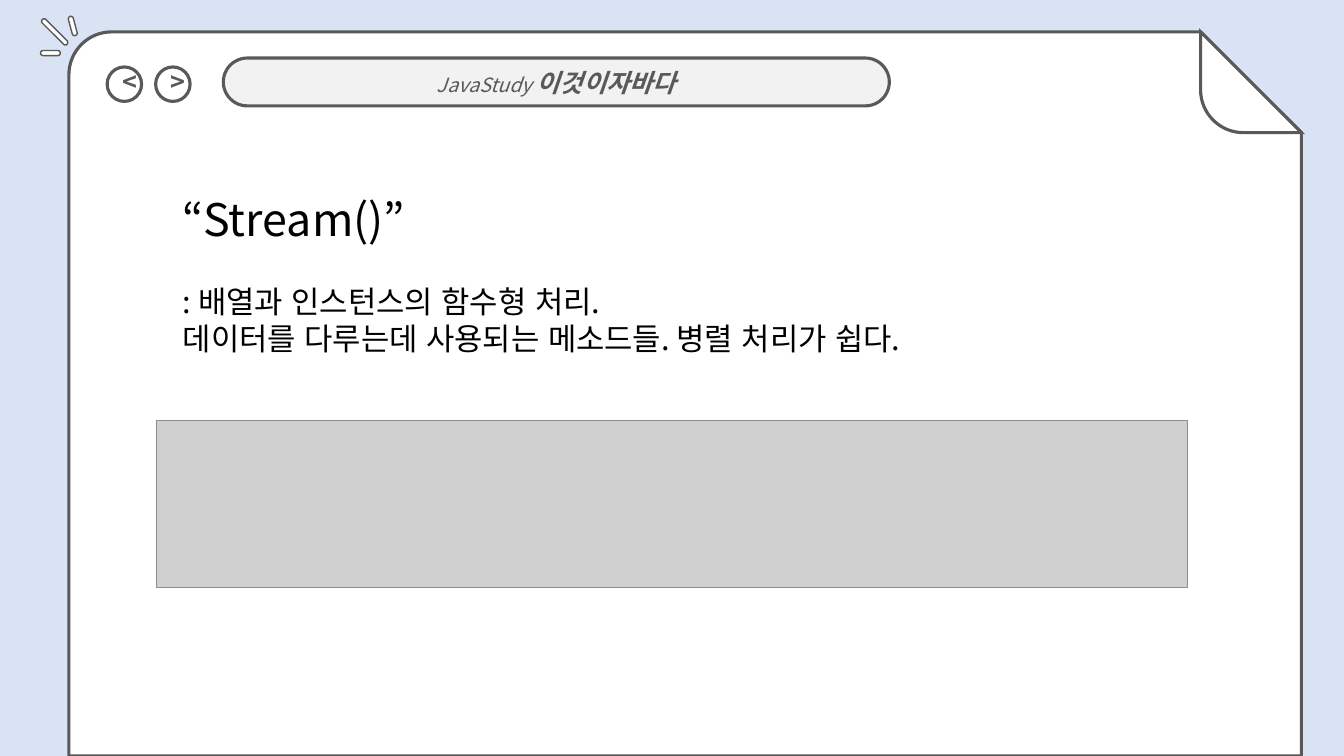
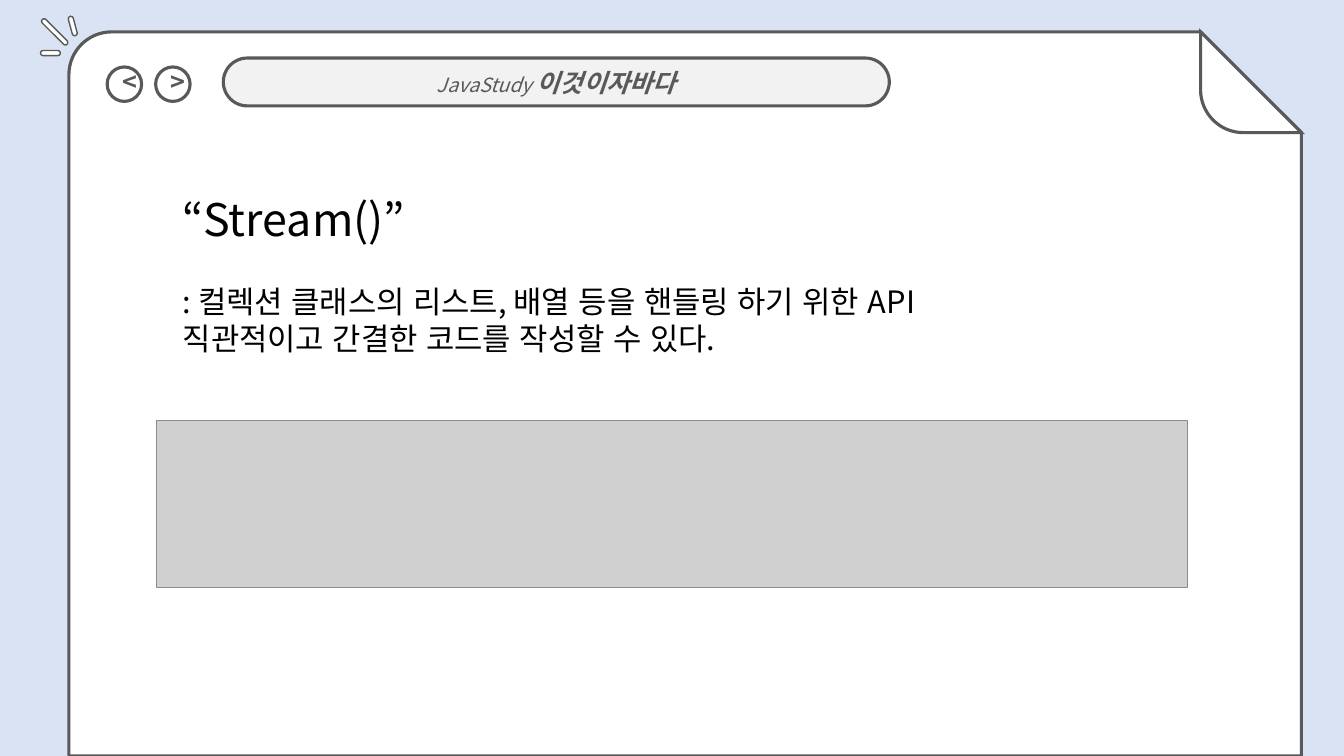
Before and after one commit to jihyyeshin/2019-1-Javastudy, a slide deck: slide 15 of 4주차/4.4 신지혜 발표자료.pptx. Drawn at 1344x756 pixels with LibreOffice and Linux fonts; fonts in the diff are those of the drawing; grey boxes stand for pictures. Boxes give left, top, right and bottom in pixels: in the first picture for what was removed or moved away, otherwise in the second. Text is boxed around its words. In the diff, an @@ line names an element or a change of style, - is before the commit and + after.

```diff
--- a/4주차/4.4 신지혜 발표자료.pptx
+++ b/4주차/4.4 신지혜 발표자료.pptx
@@ text at box(183, 287, 915, 353): text changed @@
-: 배열과 인스턴스의 함수형 처리.
-데이터를 다루는데 사용되는 메소드들. 병렬 처리가 쉽다.
+: 컬렉션 클래스의 리스트, 배열 등을 핸들링 하기 위한 API
+직관적이고 간결한 코드를 작성할 수 있다.
```
Also in this commit, not shown: 7 other slides changed, 1 slide added, 1 slide removed.
